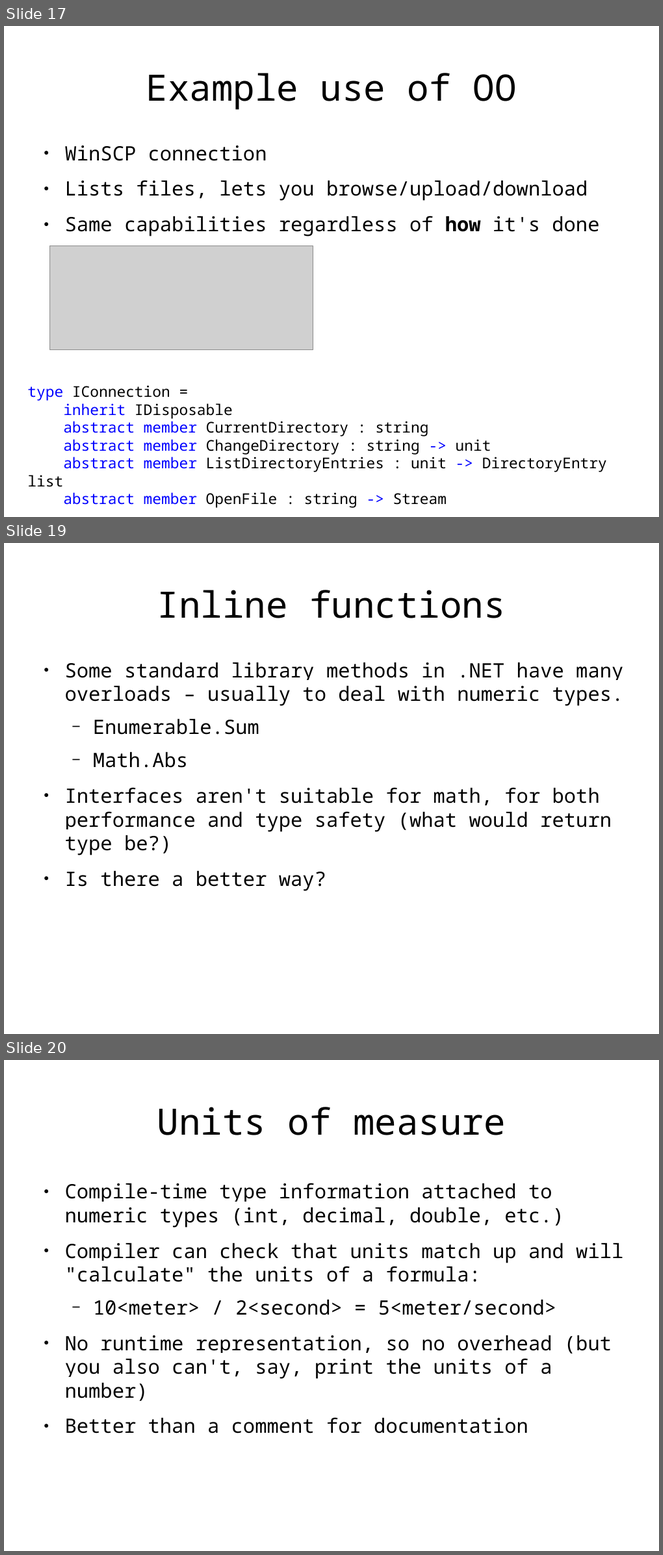
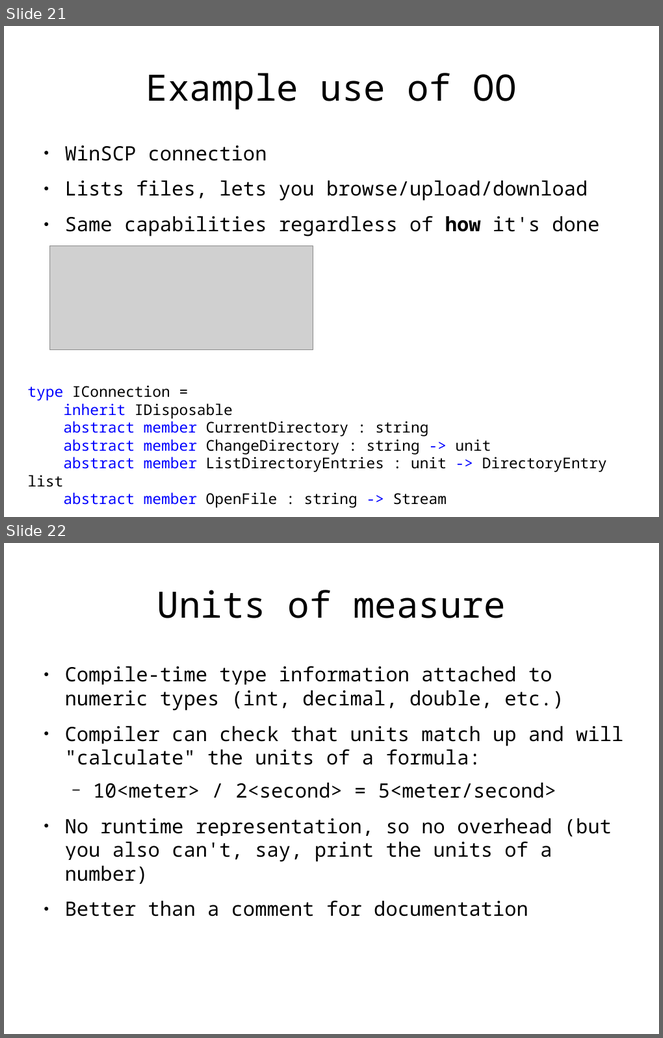
Before and after one commit to rspeele/FSharpTalk, a slide deck: fstalk.odp. Shown one above the other, each under a label of ours: slides 17, 19 and 20 before the commit, slides 21 and 22 after it; the slides between them are not shown. The pictures are 663x1555 and 663x1038 pixels, drawn with LibreOffice and Linux fonts; fonts in the diff are those of the drawing; grey boxes stand for pictures. Boxes give left, top, right and bottom in pixels: in the first picture for what was removed or moved away, otherwise in the second. Text is boxed around its words. In the diff, an @@ line names an element or a change of style, - is before the commit and + after.

Commit message:
Yet more samples and slides.
Type providers might be adequately covered now...

```diff
--- a/fstalk.odp
+++ b/fstalk.odp
@@ slide 19 removed at box(4, 543, 659, 1034), background #FFFFFF @@
@@ title removed at box(157, 590, 506, 618) @@
-Inline functions
@@ text removed at box(65, 662, 624, 891) @@
-● Some standard library methods in .NET have many overloads – usually to deal with numeric types.
-  − Enumerable.Sum
-  − Math.Abs
-● Interfaces aren't suitable for math, for both performance and type safety (what would return type be?)
-● Is there a better way?
@@ what was slide 17 is now slide 21 @@
@@ what was slide 20 is now slide 22 @@
```
Also in this commit, not shown: 1 slide changed, 7 slides added, 1 other slide removed, 12 other files.
